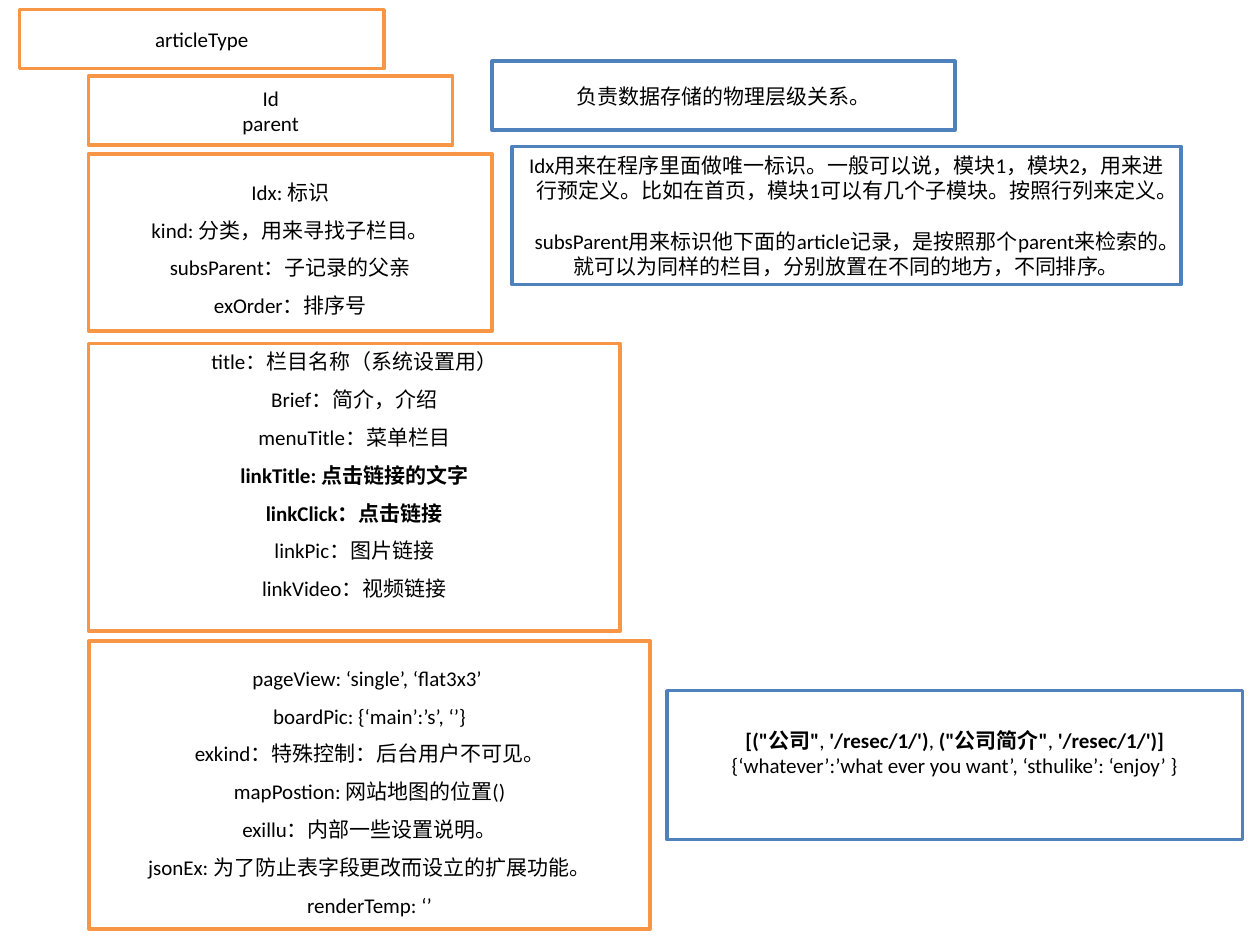
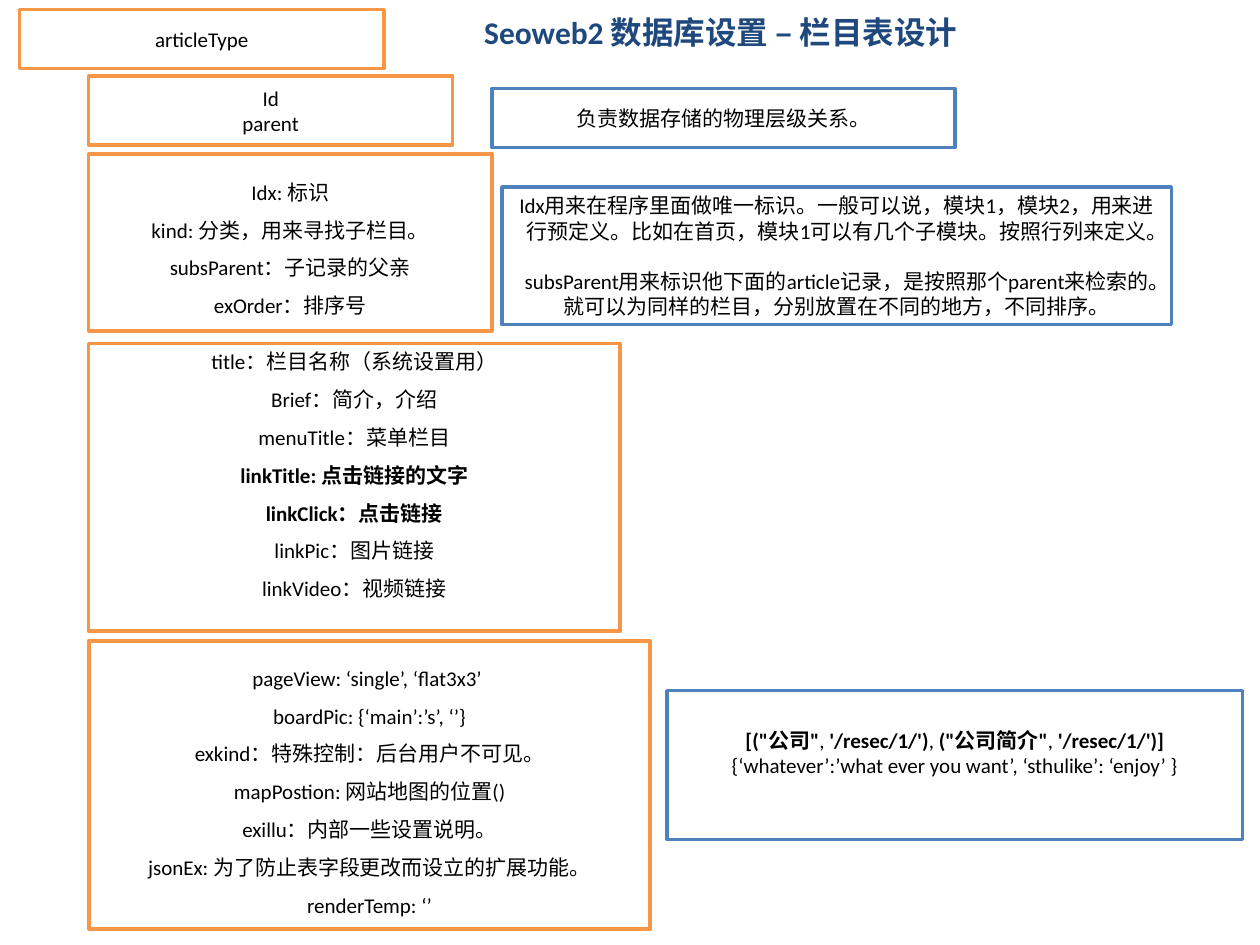
Before and after one commit to zhtdh/seoWeb, a slide deck: slide 8 of hierarchy.pptx (slide 1 before the commit). Drawn at 1260x945 pixels with LibreOffice and Linux fonts; fonts in the diff are those of the drawing. Boxes give left, top, right and bottom in pixels: in the first picture for what was removed or moved away, otherwise in the second. Text is boxed around its words. In the diff, an @@ line names an element or a change of style, - is before the commit and + after.

```diff
--- a/hierarchy.pptx
+++ b/hierarchy.pptx
@@ text added at (x1=484, y1=17, x2=958, y2=47), 18 pt, text #1F497D, bold @@
+Seoweb2 数据库设置 – 栏目表设计
@@ rectangle "负责数据存储的物理层级关系。" resized from (x1=493, y1=62, x2=955, y2=131) to (x1=493, y1=88, x2=955, y2=147) @@
@@ rectangle "Idx用来在程序里面做唯一标识。一般可以说，模块1，模块2，用来进行预定义。比如在首页，模块1可以有几个子模块。按照行列 ..." moved from (x1=512, y1=146, x2=1181, y2=284) to (x1=501, y1=186, x2=1171, y2=324) @@
```
Also in this commit, not shown: 3 other slides changed, 7 slides added, 1 other file.
